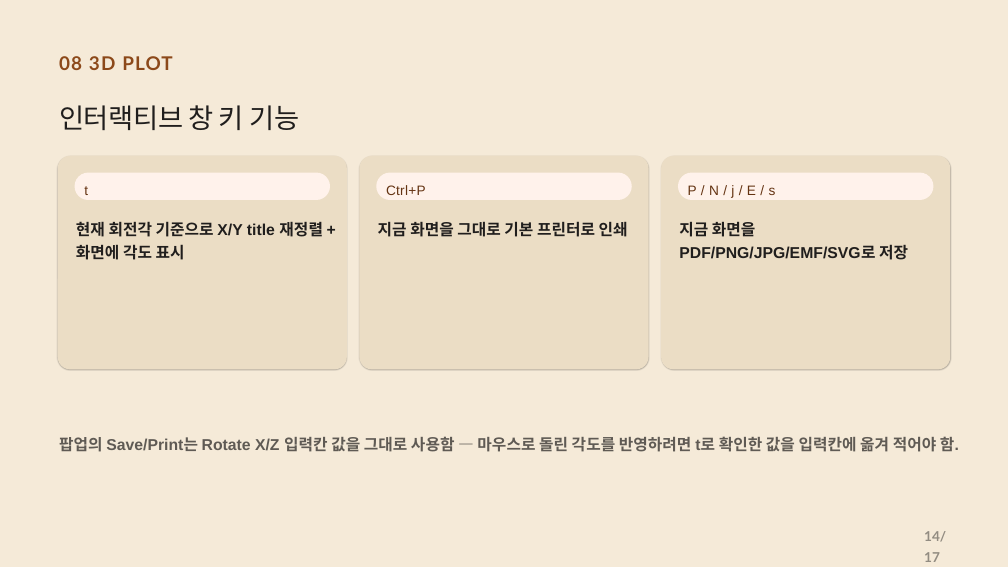
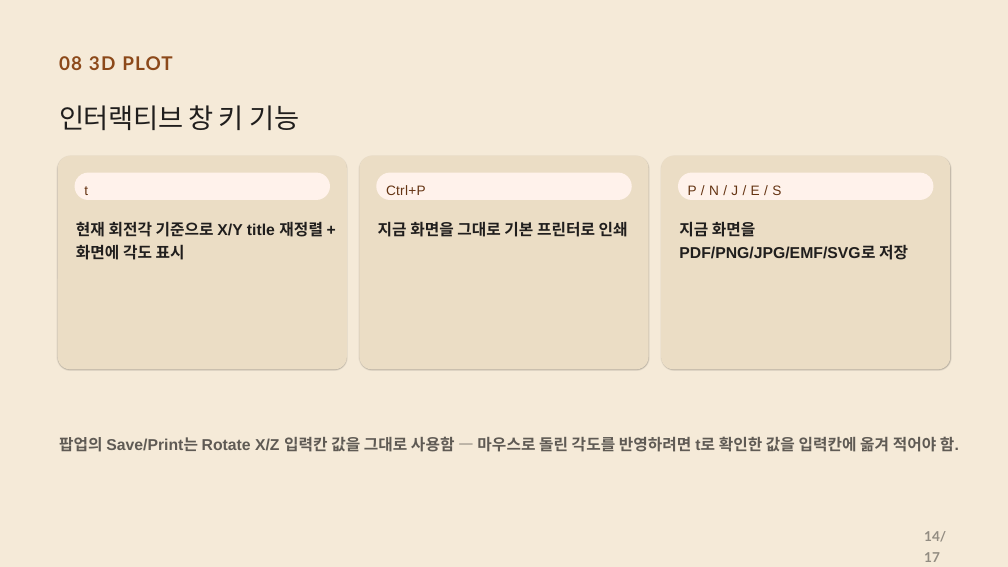
Before and after one commit to CWKIM113/CathPlot_Pub, a slide deck: slide 14 of CathPlot_Deck.pptx. Drawn at 1008x567 pixels with LibreOffice and Linux fonts; fonts in the diff are those of the drawing. Boxes give left, top, right and bottom in pixels: in the first picture for what was removed or moved away, otherwise in the second. Text is boxed around its words. In the diff, an @@ line names an element or a change of style, - is before the commit and + after.

Commit message:
PPTX: 3D Plot 저장 키 P/N/j/E/s -> P/N/J/E/S 반영

```diff
--- a/CathPlot_Deck.pptx
+++ b/CathPlot_Deck.pptx
@@ text at bbox=[688, 185, 781, 195]: text changed @@
-P / N / j / E / s
+P / N / J / E / S
```
